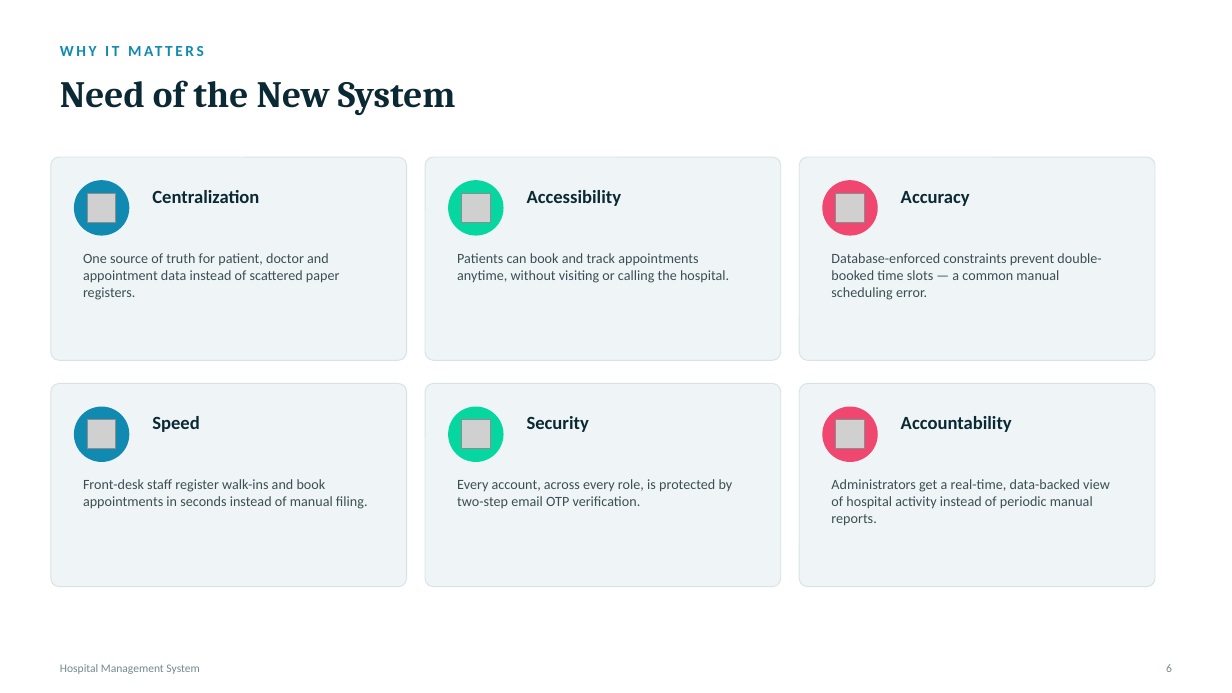
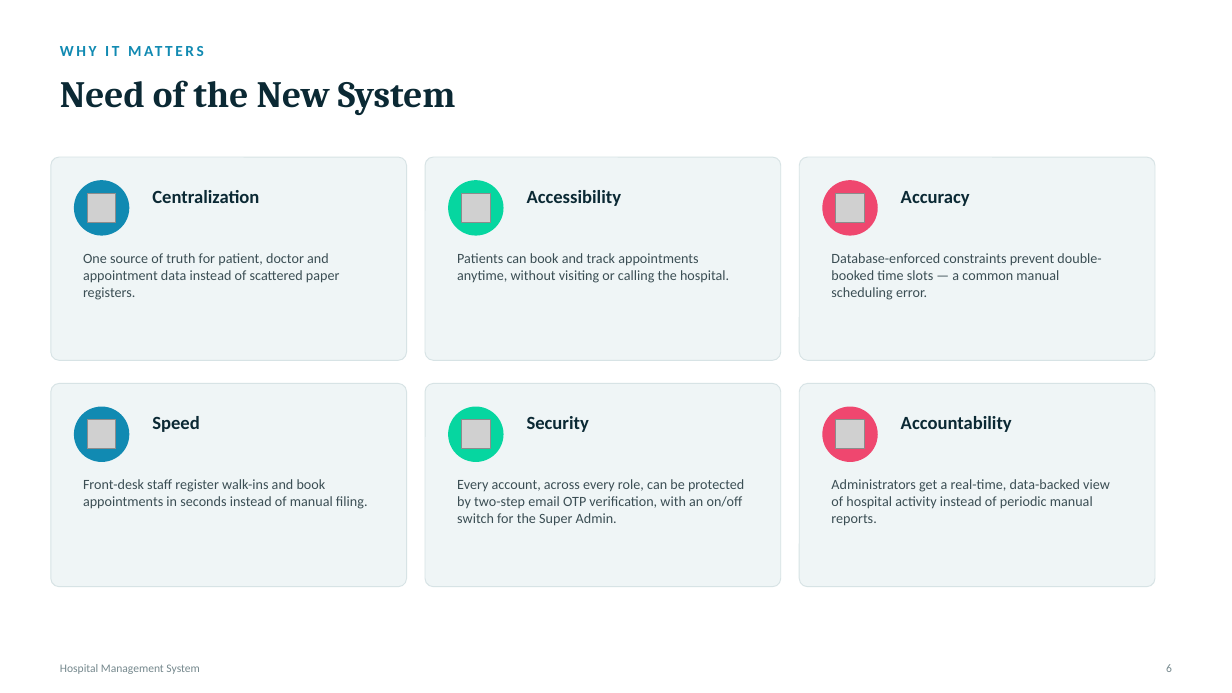
Before and after one commit to lakshitbuilds/Hospital-Management-System, a slide deck: slide 7 of HMS_Project_Presentation.pptx. Drawn at 1232x693 pixels with LibreOffice and Linux fonts; fonts in the diff are those of the drawing; grey boxes stand for pictures. Boxes give left, top, right and bottom in pixels: in the first picture for what was removed or moved away, otherwise in the second. Text is boxed around its words. In the diff, an @@ line names an element or a change of style, - is before the commit and + after.

```diff
--- a/HMS_Project_Presentation.pptx
+++ b/HMS_Project_Presentation.pptx
@@ text at (457, 479, 744, 526): text changed @@
-Every account, across every role, is protected by two-step email OTP verification.
+Every account, across every role, can be protected by two-step email OTP verification, with an on/off switch for the Super Admin.
```
Also in this commit, not shown: 15 other slides changed, 1 slide added, 5 other files.
